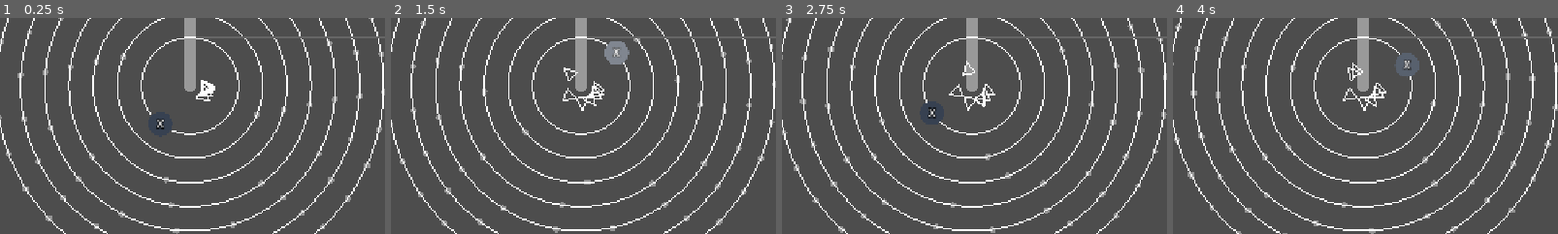
Above: before the commit, frames 1-4 (left to right).
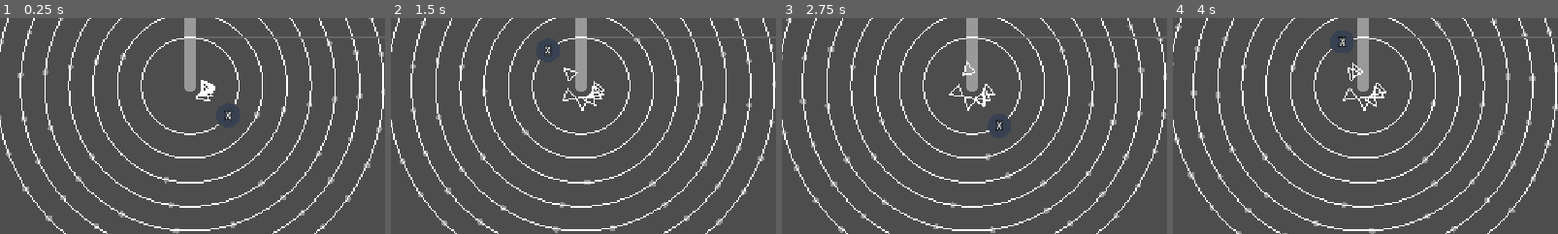
Above: after the commit, the same moments.

Repository: kamikoloss/syzygy
Game: Godot game, scene res://scenes/main.tscn
The game is run twice, just before and just after one commit, with the same random seed, the same clock (stepped at 60 frames per second) and the same inputs.
Inputs:
- Up to frame 1 (0.25 s): no input
- Up to frame 2 (1.5 s): click "PLAY" at 0.5 s; click "PLAY" at 1.25 s
- Up to frame 3 (2.75 s): click "STOP" at 2 s
- Up to frame 4 (4 s): click "STOP" at 2.75 s; click "PLAY" at 3.5 s
The pictures show only the part of the screen within x 25-75%, y 35-85%; the shares and areas given below are measured in that part.

The runs differ from the first frame. In frame 1, 0.2% of the frame differs, in the area x 39-61%, y 39-53%; in frame 2, 0.7%, in the area x 38-62%, y 10-22%; in frame 3, 0.3%; in frame 4, 0.6%.

Commit message:
chore: account Chip and triangle

Diff:
--- a/scenes/rail.gd
+++ b/scenes/rail.gd
@@ -53,6 +53,7 @@
         chip_holder.position = pos
         chip_holder.rail_number = rail_number
         chip_holders_parent.add_child(chip_holder)
+        #print("_init_chip_holders() %s/%s -> %s" % [i, holder_count, pos])
 
 
 func _init_chips() -> void:
@@ -63,4 +64,6 @@
     chip.is_placed = true
     chip_holders_parent.add_child(chip)
     # MUST after add_child()
-    chip.position = Vector2(0, circle_radius) - chip.center_offset
+    var rad := PI * 2 / holder_count
+    var pos := Vector2(cos(rad) * circle_radius, sin(rad) * circle_radius)
+    chip.position = pos - chip.center_offset
